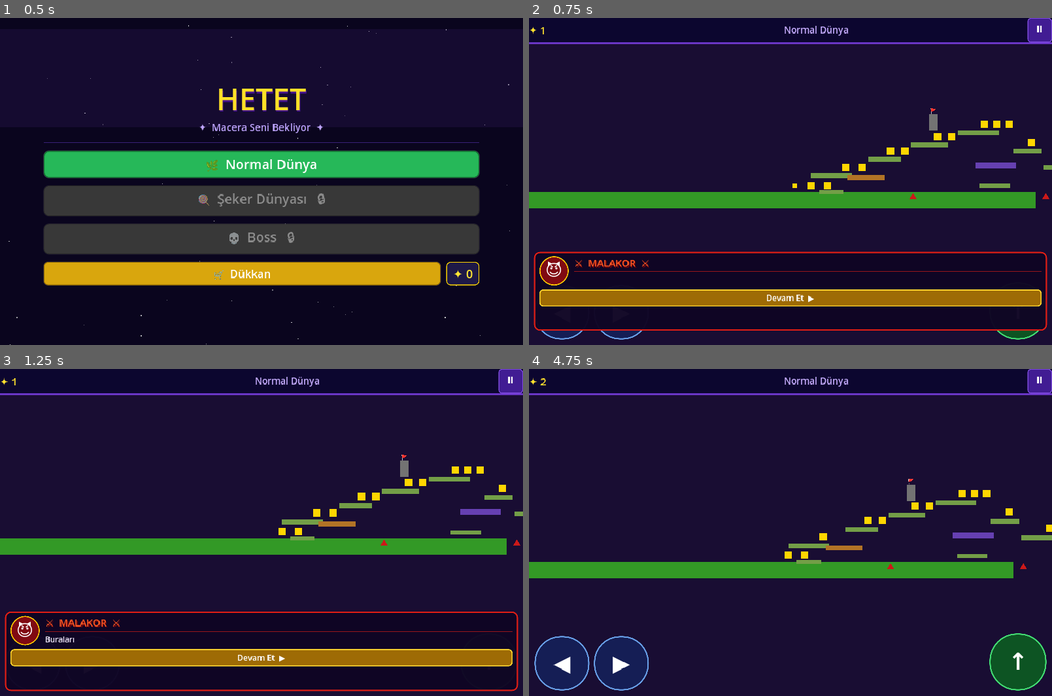
Above: before the commit, frames 1-4 (two rows, left to right).
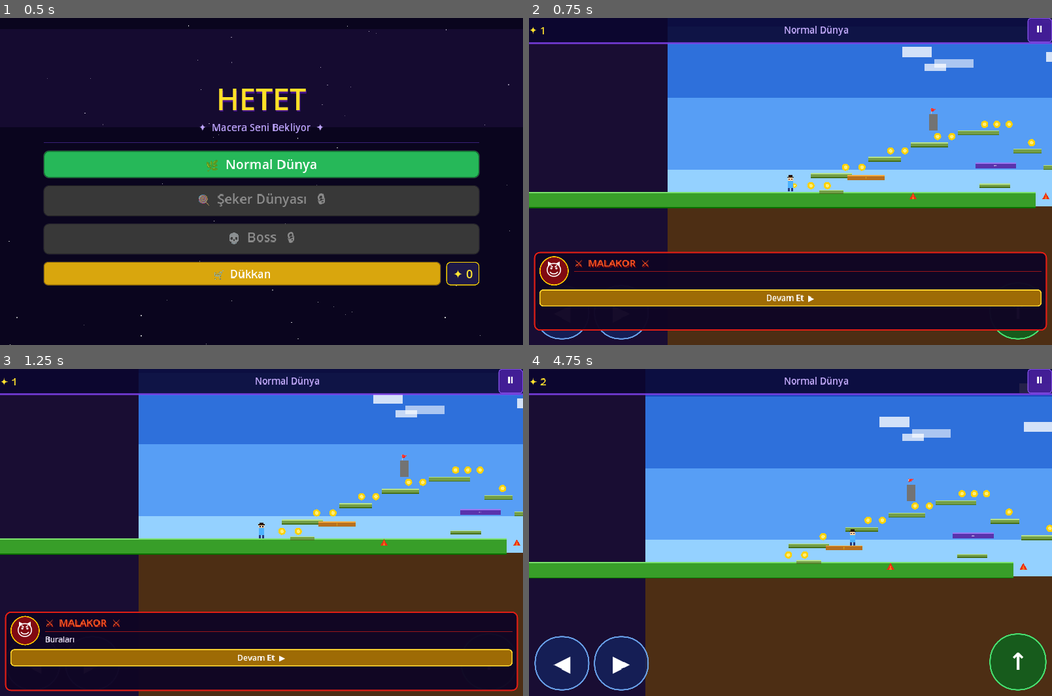
Above: after the commit, the same moments.

Repository: brktsc29-rgb/aytug_oyun
Game: Godot game, scene res://scenes/common/Main.tscn
The game is run twice, just before and just after one commit, with the same random seed, the same clock (stepped at 60 frames per second) and the same inputs.
Inputs:
- Up to frame 1 (0.5 s): no input
- Up to frame 2 (0.75 s): click "🌿 Normal Dünya" at 0.5 s
- Up to frame 3 (1.25 s): no input
- Up to frame 4 (4.75 s): click "Devam Et ▶" at 1.25 s; click "⏸" at 2 s; click "◀" at 2.75 s; hold D (move_right) from 3.53 s (still down); tap Space (jump) at 3.6, 3.77, 4.07, 4.35, 4.52 s

Frame 1 is identical in both runs. In frame 2, 47% of the frame differs, in the area x 0-100%, y 0-100%; in frame 3, 47%; in frame 4, 66%, in the area x 0-100%, y 4-100%.

Commit message:
Overhaul in-game visuals: character, worlds, objects, traps
Player:
- Replace invisible Sprite2D with programmatic Polygon2D character
- Blocky adventurer: hat, head, eyes, body (skin-coloured), legs
- Flip via scale.x, death/respawn tweens on _visual node

Worlds:
- Normal World: layered sky gradient (4 strips), earth fill, clouds
- Candy World: pink/lavender sky, sugary ground, candy cane poles, dot particles
- Boss World: deep purple/black sky, red glow on floor, star field
- All worlds: platform highlights (top shine + bottom shadow strips)

Objects:
- Coin: 12-point circle Polygon2D + inner shine polygon (was square ColorRect)

Traps:
- Spike: sharper triangle, orange highlight shine polygon
- MovingPlatform: purple highlight strip + ↔ arrow label
- FallingPlatform: orange highlight strip + ! warning label

https://claude.ai/code/session_01JVBUcP4xHBPEqTFzaXjSMn

Diff:
--- a/Hetet/scenes/objects/Coin.tscn
+++ b/Hetet/scenes/objects/Coin.tscn
@@ -12,12 +12,13 @@
 monitoring = true
 monitorable = false
 
-[node name="Visual" type="ColorRect" parent="."]
-offset_left = -18.0
-offset_top = -18.0
-offset_right = 18.0
-offset_bottom = 18.0
-color = Color(1, 0.84, 0, 1)
+[node name="Visual" type="Polygon2D" parent="."]
+polygon = PackedVector2Array(18, 0, 15.59, 9, 9, 15.59, 0, 18, -9, 15.59, -15.59, 9, -18, 0, -15.59, -9, -9, -15.59, 0, -18, 9, -15.59, 15.59, -9)
+color = Color(1, 0.82, 0, 1)
+
+[node name="Shine" type="Polygon2D" parent="."]
+polygon = PackedVector2Array(9, 0, 7.79, 4.5, 4.5, 7.79, 0, 9, -4.5, 7.79, -7.79, 4.5, -9, 0, -7.79, -4.5, -4.5, -7.79, 0, -9, 4.5, -7.79, 7.79, -4.5)
+color = Color(1, 0.96, 0.55, 0.85)
 
 [node name="CollisionShape2D" type="CollisionShape2D" parent="."]
 shape = SubResource("CircleShape2D_1")
--- a/Hetet/scenes/player/Player.tscn
+++ b/Hetet/scenes/player/Player.tscn
@@ -6,17 +6,12 @@
 radius = 22.0
 height = 56.0
 
-[sub_resource type="RectangleShape2D" id="RectangleShape2D_1"]
-size = Vector2(44.0, 8.0)
-
 [node name="Player" type="CharacterBody2D"]
 script = ExtResource("1")
 collision_layer = 2
 collision_mask = 1
 
-[node name="Sprite2D" type="Sprite2D" parent="."]
-modulate = Color(0.29, 0.68, 1, 1)
-scale = Vector2(2.2, 2.2)
+[node name="Visual" type="Node2D" parent="."]
 
 [node name="CollisionShape2D" type="CollisionShape2D" parent="."]
 shape = SubResource("CapsuleShape2D_1")
--- a/Hetet/scenes/traps/FallingPlatform.tscn
+++ b/Hetet/scenes/traps/FallingPlatform.tscn
@@ -19,7 +19,25 @@
 offset_top = -12.0
 offset_right = 90.0
 offset_bottom = 12.0
-color = Color(0.7, 0.45, 0.15, 1)
+color = Color(0.72, 0.44, 0.12, 1)
+
+[node name="Highlight" type="ColorRect" parent="."]
+offset_left = -90.0
+offset_top = -12.0
+offset_right = 90.0
+offset_bottom = -7.0
+color = Color(1.0, 0.72, 0.28, 0.85)
+
+[node name="Warning" type="Label" parent="."]
+offset_left = -18.0
+offset_top = -11.0
+offset_right = 18.0
+offset_bottom = 11.0
+text = "!"
+horizontal_alignment = 1
+vertical_alignment = 1
+theme_override_font_sizes/font_size = 16
+theme_override_colors/font_color = Color(1, 0.95, 0, 0.9)
 
 [node name="CollisionShape2D" type="CollisionShape2D" parent="."]
 shape = SubResource("RectangleShape2D_1")
--- a/Hetet/scenes/traps/MovingPlatform.tscn
+++ b/Hetet/scenes/traps/MovingPlatform.tscn
@@ -16,7 +16,25 @@
 offset_top = -14.0
 offset_right = 100.0
 offset_bottom = 14.0
-color = Color(0.4, 0.25, 0.7, 1)
+color = Color(0.35, 0.20, 0.68, 1)
+
+[node name="Highlight" type="ColorRect" parent="."]
+offset_left = -100.0
+offset_top = -14.0
+offset_right = 100.0
+offset_bottom = -9.0
+color = Color(0.65, 0.52, 1.0, 0.85)
+
+[node name="Arrow" type="Label" parent="."]
+offset_left = -18.0
+offset_top = -12.0
+offset_right = 18.0
+offset_bottom = 12.0
+text = "↔"
+horizontal_alignment = 1
+vertical_alignment = 1
+theme_override_font_sizes/font_size = 18
+theme_override_colors/font_color = Color(1, 1, 1, 0.7)
 
 [node name="CollisionShape2D" type="CollisionShape2D" parent="."]
 shape = SubResource("RectangleShape2D_1")
--- a/Hetet/scenes/traps/Spike.tscn
+++ b/Hetet/scenes/traps/Spike.tscn
@@ -13,8 +13,12 @@
 monitorable = false
 
 [node name="Visual" type="Polygon2D" parent="."]
-polygon = PackedVector2Array(-18, 15, 0, -15, 18, 15)
-color = Color(0.8, 0.1, 0.1, 1)
+polygon = PackedVector2Array(-18, 16, 0, -16, 18, 16)
+color = Color(0.92, 0.18, 0.08, 1)
+
+[node name="Shine" type="Polygon2D" parent="."]
+polygon = PackedVector2Array(-6, 16, 0, -8, 6, 16)
+color = Color(1.0, 0.55, 0.10, 0.75)
 
 [node name="CollisionShape2D" type="CollisionShape2D" parent="."]
 shape = SubResource("RectangleShape2D_1")
--- a/Hetet/scripts/player/player.gd
+++ b/Hetet/scripts/player/player.gd
@@ -11,34 +11,38 @@
 # ---------------------------------------------------------------------------
 # Exports
 # ---------------------------------------------------------------------------
-@export var speed: float = 350.0
-@export var jump_force: float = -720.0
-@export var gravity: float = 1800.0
-@export var max_jumps: int = 2
+@export var speed: float       = 350.0
+@export var jump_force: float  = -720.0
+@export var gravity: float     = 1800.0
+@export var max_jumps: int     = 2
 
 # ---------------------------------------------------------------------------
 # Onready nodes
 # ---------------------------------------------------------------------------
-@onready var sprite: Sprite2D = $Sprite2D
-@onready var coyote_timer: Timer = $CoyoteTimer
+@onready var coyote_timer: Timer      = $CoyoteTimer
 @onready var jump_buffer_timer: Timer = $JumpBufferTimer
 
-# AnimationPlayer is optional — some scene setups may omit it.
 var anim: AnimationPlayer = null
 
 # ---------------------------------------------------------------------------
+# Visual nodes (built in _build_visual)
+# ---------------------------------------------------------------------------
+var _visual: Node2D      = null
+var _body_poly: Polygon2D = null
+
+# ---------------------------------------------------------------------------
 # State
 # ---------------------------------------------------------------------------
-var jump_count: int = 0
-var is_coyote_active: bool = false
-var is_jump_buffered: bool = false
+var jump_count: int         = 0
+var is_coyote_active: bool  = false
+var is_jump_buffered: bool  = false
 var checkpoint_position: Vector2 = Vector2.ZERO
-var is_dead: bool = false
-var _was_on_floor: bool = false
-
-const _GRAVITY_CAP: float = 1200.0
-const _DEATH_PLANE_Y: float = 2500.0
-const _COYOTE_DURATION: float = 0.12
+var is_dead: bool           = false
+var _was_on_floor: bool     = false
+
+const _GRAVITY_CAP: float        = 1200.0
+const _DEATH_PLANE_Y: float      = 2500.0
+const _COYOTE_DURATION: float    = 0.12
 const _JUMP_BUFFER_DURATION: float = 0.15
 
 # ---------------------------------------------------------------------------
@@ -47,21 +51,97 @@
 func _ready() -> void:
 	GameManager.active_player = self
 
-	# Restore saved checkpoint
+	_visual = $Visual
+	_build_visual()
+
 	var saved_cp: Vector2 = SaveSystem.get_checkpoint()
 	if saved_cp != Vector2.ZERO:
 		checkpoint_position = saved_cp
 
-	# Apply stored skin
 	apply_skin(SaveSystem.get_equipped_skin())
 
-	# Optional AnimationPlayer
 	if has_node("AnimationPlayer"):
 		anim = $AnimationPlayer
 
-	# Timer connections
 	coyote_timer.timeout.connect(_on_coyote_timer_timeout)
 	jump_buffer_timer.timeout.connect(_on_jump_buffer_timer_timeout)
+
+# ---------------------------------------------------------------------------
+# Visual construction — builds a blocky adventurer from Polygon2D parts
+# Coordinate reference: y=0 is player origin, feet at y=+28, head near y=-28
+# ---------------------------------------------------------------------------
+func _build_visual() -> void:
+	# Hat top
+	var hat := Polygon2D.new()
+	hat.polygon = PackedVector2Array([
+		Vector2(-9, -50), Vector2(9, -50),
+		Vector2(11, -38), Vector2(-11, -38)
+	])
+	hat.color = Color(0.14, 0.07, 0.03)
+	_visual.add_child(hat)
+
+	# Hat brim
+	var brim := Polygon2D.new()
+	brim.polygon = PackedVector2Array([
+		Vector2(-16, -41), Vector2(16, -41),
+		Vector2(16, -37), Vector2(-16, -37)
+	])
+	brim.color = Color(0.20, 0.11, 0.04)
+	_visual.add_child(brim)
+
+	# Head
+	var head := Polygon2D.new()
+	head.polygon = PackedVector2Array([
+		Vector2(-11, -37), Vector2(11, -37),
+		Vector2(13, -22), Vector2(-13, -22)
+	])
+	head.color = Color(0.97, 0.82, 0.62)
+	_visual.add_child(head)
+
+	# Left eye
+	var eye_l := Polygon2D.new()
+	eye_l.polygon = PackedVector2Array([
+		Vector2(-9, -33), Vector2(-3, -33),
+		Vector2(-3, -27), Vector2(-9, -27)
+	])
+	eye_l.color = Color(0.10, 0.06, 0.22)
+	_visual.add_child(eye_l)
+
+	# Right eye
+	var eye_r := Polygon2D.new()
+	eye_r.polygon = PackedVector2Array([
+		Vector2(3, -33), Vector2(9, -33),
+		Vector2(9, -27), Vector2(3, -27)
+	])
+	eye_r.color = Color(0.10, 0.06, 0.22)
+	_visual.add_child(eye_r)
+
+	# Body (coloured by skin)
+	_body_poly = Polygon2D.new()
+	_body_poly.polygon = PackedVector2Array([
+		Vector2(-13, -22), Vector2(13, -22),
+		Vector2(14, 13),   Vector2(-14, 13)
+	])
+	_body_poly.color = Color(0.2, 0.5, 1.0)
+	_visual.add_child(_body_poly)
+
+	# Left leg
+	var leg_l := Polygon2D.new()
+	leg_l.polygon = PackedVector2Array([
+		Vector2(-13, 13), Vector2(-3, 13),
+		Vector2(-3, 28),  Vector2(-13, 28)
+	])
+	leg_l.color = Color(0.15, 0.22, 0.48)
+	_visual.add_child(leg_l)
+
+	# Right leg
+	var leg_r := Polygon2D.new()
+	leg_r.polygon = PackedVector2Array([
+		Vector2(3, 13),  Vector2(13, 13),
+		Vector2(13, 28), Vector2(3, 28)
+	])
+	leg_r.color = Color(0.15, 0.22, 0.48)
+	_visual.add_child(leg_r)
 
 # ---------------------------------------------------------------------------
 # Physics
@@ -70,11 +150,9 @@
 	if is_dead:
 		return
 
-	# --- Gravity (capped to prevent tunnelling) ---
 	if not is_on_floor():
 		velocity.y = minf(velocity.y + gravity * delta, _GRAVITY_CAP)
 
-	# --- Floor state management ---
 	var on_floor_now: bool = is_on_floor()
 
 	if on_floor_now:
@@ -82,30 +160,25 @@
 		is_coyote_active = false
 		coyote_timer.stop()
 
-		# Consume buffered jump immediately on landing
 		if is_jump_buffered:
 			is_jump_buffered = false
 			jump_buffer_timer.stop()
 			_perform_jump()
 	else:
-		# Just left the ground → open coyote window
 		if _was_on_floor and not is_coyote_active:
 			is_coyote_active = true
 			coyote_timer.start(_COYOTE_DURATION)
 
 	_was_on_floor = on_floor_now
 
-	# --- Horizontal movement ---
 	var dir: float = Input.get_axis("move_left", "move_right")
 	velocity.x = dir * speed
 
-	if is_instance_valid(sprite) and dir != 0.0:
-		sprite.flip_h = dir < 0.0
-
-	# --- Animations ---
+	if is_instance_valid(_visual) and dir != 0.0:
+		_visual.scale.x = -1.0 if dir < 0.0 else 1.0
+
 	_update_animation(on_floor_now, dir)
 
-	# --- Jump input ---
 	if Input.is_action_just_pressed("jump"):
 		var can_jump: bool = on_floor_now or is_coyote_active or jump_count < max_jumps
 		if can_jump:
@@ -116,7 +189,6 @@
 
 	move_and_slide()
 
-	# --- Death plane ---
 	if global_position.y > _DEATH_PLANE_Y:
 		die()
 
@@ -153,15 +225,11 @@
 	is_jump_buffered = false
 	jump_buffer_timer.stop()
 
-	# SFX — audio nodes not wired yet
-	# AudioManager.play_sfx("jump")
-
-	# Double-jump visual: quick squash-and-stretch on the sprite
-	if was_double and is_instance_valid(sprite):
+	if was_double and is_instance_valid(_visual):
 		var tween: Tween = create_tween()
 		tween.set_trans(Tween.TRANS_BACK).set_ease(Tween.EASE_OUT)
-		tween.tween_property(sprite, "scale", Vector2(1.4, 0.6), 0.07)
-		tween.tween_property(sprite, "scale", Vector2(1.0, 1.0), 0.18)
+		tween.tween_property(_visual, "scale", Vector2(1.4, 0.6), 0.07)
+		tween.tween_property(_visual, "scale", Vector2(1.0, 1.0), 0.18)
 
 # ---------------------------------------------------------------------------
 # Timer callbacks
@@ -178,7 +246,6 @@
 func collect_coin(amount: int = 1) -> void:
 	GameManager.add_coins(amount)
 	coin_collected.emit(GameManager.get_coins())
-	# AudioManager.play_sfx("coin")
 
 # ---------------------------------------------------------------------------
 # Checkpoint
@@ -200,11 +267,11 @@
 	SaveSystem.record_death()
 	player_died.emit()
 
-	if is_instance_valid(sprite):
+	if is_instance_valid(_visual):
 		var tween: Tween = create_tween()
 		tween.set_parallel(true)
-		tween.tween_property(sprite, "modulate", Color(1.0, 0.0, 0.0, 0.0), 0.5)
-		tween.tween_property(sprite, "scale", Vector2(1.5, 1.5), 0.5)
+		tween.tween_property(_visual, "modulate", Color(1.0, 0.0, 0.0, 0.0), 0.5)
+		tween.tween_property(_visual, "scale", Vector2(1.5, 1.5), 0.5)
 		tween.set_parallel(false)
 		tween.tween_callback(_respawn)
 	else:
@@ -220,19 +287,19 @@
 	is_jump_buffered = false
 	is_dead = false
 
-	if is_instance_valid(sprite):
-		sprite.scale = Vector2.ONE
+	if is_instance_valid(_visual):
+		_visual.scale = Vector2.ONE
 		apply_skin(SaveSystem.get_equipped_skin())
-		sprite.modulate.a = 0.0
+		_visual.modulate.a = 0.0
 		var tween: Tween = create_tween()
-		tween.tween_property(sprite, "modulate:a", 1.0, 0.3)
+		tween.tween_property(_visual, "modulate:a", 1.0, 0.3)
 
 # ---------------------------------------------------------------------------
 # Skin
 # ---------------------------------------------------------------------------
 func apply_skin(skin_id: String) -> void:
-	if is_instance_valid(sprite):
-		sprite.modulate = ShopSystem.get_skin_color(skin_id)
+	if is_instance_valid(_body_poly):
+		_body_poly.color = ShopSystem.get_skin_color(skin_id)
 
 # ---------------------------------------------------------------------------
 # Damage
--- a/Hetet/scripts/systems/coin.gd
+++ b/Hetet/scripts/systems/coin.gd
@@ -11,7 +11,7 @@
 
 var _collected := false
 
-@onready var visual: ColorRect = $Visual
+@onready var visual: Node2D = $Visual
 
 
 func _ready() -> void:
--- a/Hetet/scripts/world/boss_world.gd
+++ b/Hetet/scripts/world/boss_world.gd
@@ -31,6 +31,7 @@
 
 func _ready() -> void:
 	VillainDialog.show_dialog("boss_phase_1")
+	_create_background()
 	_generate_arena()
 	_spawn_player()
 	_spawn_boss()
@@ -39,6 +40,42 @@
 # ---------------------------------------------------------------------------
 # Arena construction
 # ---------------------------------------------------------------------------
+
+func _create_background() -> void:
+	# Dark dramatic sky
+	var bands: Array = [
+		[Color(0.04, 0.01, 0.10), -600],
+		[Color(0.08, 0.02, 0.18), -300],
+		[Color(0.12, 0.04, 0.25),    0],
+		[Color(0.16, 0.06, 0.30),  300],
+	]
+	for b in bands:
+		var strip := ColorRect.new()
+		strip.size = Vector2(2200, 350)
+		strip.position = Vector2(-200, b[1])
+		strip.color = b[0]
+		strip.z_index = -20
+		add_child(strip)
+
+	# Red cracks/glow on floor
+	var glow := ColorRect.new()
+	glow.size = Vector2(2200, 80)
+	glow.position = Vector2(-200, FLOOR_Y - 10)
+	glow.color = Color(0.6, 0.04, 0.04, 0.35)
+	glow.z_index = -18
+	add_child(glow)
+
+	# Stars in background
+	var rng := RandomNumberGenerator.new()
+	rng.seed = 999
+	for _i in 50:
+		var star := ColorRect.new()
+		var sz: float = rng.randf_range(1.5, 4.0)
+		star.size = Vector2(sz, sz)
+		star.position = Vector2(rng.randf_range(-100, 1800), rng.randf_range(-500, 600))
+		star.color = Color(1, 0.85, 0.5, rng.randf_range(0.3, 0.8))
+		star.z_index = -18
+		add_child(star)
 
 ## Builds the arena floor, ceiling, side walls, and dodge platforms.
 func _generate_arena() -> void:
@@ -90,6 +127,12 @@
 	visual.size = size
 	visual.color = colour
 	body.add_child(visual)
+
+	# Red/purple top highlight
+	var hi := ColorRect.new()
+	hi.size = Vector2(size.x, 5)
+	hi.color = Color(minf(colour.r + 0.25, 1.0), minf(colour.g + 0.12, 1.0), minf(colour.b + 0.30, 1.0), 0.9)
+	body.add_child(hi)
 
 
 # ---------------------------------------------------------------------------
--- a/Hetet/scripts/world/candy_world.gd
+++ b/Hetet/scripts/world/candy_world.gd
@@ -35,6 +35,8 @@
 # Level generation — tighter, harder, candy-themed
 # ---------------------------------------------------------------------------
 func _generate_level() -> void:
+	_create_background()
+
 	# ── Ground strip (thinner, trickier) ─────────────────────────────────────
 	_create_platform(Vector2(-200.0, 540.0), Vector2(600.0, 60.0), _COLOR_GROUND)
 	# Mid-level floor islands
@@ -159,6 +161,59 @@
 	_create_world_exit(Vector2(3750.0, 440.0))
 
 # ---------------------------------------------------------------------------
+# Background
+# ---------------------------------------------------------------------------
+func _create_background() -> void:
+	# Candy sky — pink-to-light-lavender gradient
+	var bands: Array = [
+		[Color(0.78, 0.36, 0.85), -700],
+		[Color(0.88, 0.54, 0.92), -350],
+		[Color(0.95, 0.70, 0.96),    0],
+		[Color(1.00, 0.86, 0.98),  350],
+	]
+	for b in bands:
+		var strip := ColorRect.new()
+		strip.size = Vector2(5200, 400)
+		strip.position = Vector2(-500, b[1])
+		strip.color = b[0]
+		strip.z_index = -20
+		add_child(strip)
+
+	# Sugary ground fill
+	var earth := ColorRect.new()
+	earth.size = Vector2(5200, 600)
+	earth.position = Vector2(-500, 520)
+	earth.color = Color(0.68, 0.24, 0.42)
+	earth.z_index = -20
+	add_child(earth)
+
+	# Candy cane poles in background
+	var rng := RandomNumberGenerator.new()
+	rng.seed = 321
+	for _i in 10:
+		var pole := ColorRect.new()
+		pole.size = Vector2(14, 160)
+		pole.position = Vector2(rng.randf_range(-100, 3800), rng.randf_range(340, 440))
+		pole.color = Color(1.0, 0.22, 0.22, 0.72)
+		pole.z_index = -15
+		add_child(pole)
+
+	# Floating candy dots (small circles)
+	for _i in 18:
+		var dot := ColorRect.new()
+		var ds: float = rng.randf_range(8, 18)
+		dot.size = Vector2(ds, ds)
+		dot.position = Vector2(rng.randf_range(-100, 3900), rng.randf_range(-550, 300))
+		dot.color = Color(
+			rng.randf_range(0.8, 1.0),
+			rng.randf_range(0.3, 0.8),
+			rng.randf_range(0.4, 0.9),
+			rng.randf_range(0.4, 0.7)
+		)
+		dot.z_index = -15
+		add_child(dot)
+
+# ---------------------------------------------------------------------------
 # Platform factory
 # ---------------------------------------------------------------------------
 func _create_platform(pos: Vector2, size: Vector2, color: Color) -> StaticBody2D:
@@ -172,11 +227,26 @@
 	shape.shape = rect
 	body.add_child(shape)
 
+	# Main body
 	var visual: ColorRect = ColorRect.new()
 	visual.color = color
 	visual.size = size
 	visual.position = -size * 0.5
 	body.add_child(visual)
+
+	# Candy shine on top
+	var hi := ColorRect.new()
+	hi.color = Color(minf(color.r + 0.30, 1.0), minf(color.g + 0.30, 1.0), minf(color.b + 0.30, 1.0), 0.90)
+	hi.size = Vector2(size.x, 5)
+	hi.position = Vector2(-size.x * 0.5, -size.y * 0.5)
+	body.add_child(hi)
+
+	# Bottom shadow
+	var sh := ColorRect.new()
+	sh.color = Color(maxf(color.r - 0.20, 0.0), maxf(color.g - 0.20, 0.0), maxf(color.b - 0.20, 0.0))
+	sh.size = Vector2(size.x, 5)
+	sh.position = Vector2(-size.x * 0.5, size.y * 0.5 - 5)
+	body.add_child(sh)
 
 	return body
 
--- a/Hetet/scripts/world/normal_world.gd
+++ b/Hetet/scripts/world/normal_world.gd
@@ -31,8 +31,10 @@
 # Level generation
 # ---------------------------------------------------------------------------
 func _generate_level() -> void:
+	_create_background()
+
 	# ── Ground ────────────────────────────────────────────────────────────────
-	_create_platform(Vector2(-200.0, 500.0), Vector2(3000.0, 80.0), Color(0.2, 0.6, 0.15))
+	_create_platform(Vector2(-200.0, 500.0), Vector2(3000.0, 80.0), Color(0.22, 0.62, 0.16))
 
 	# ── Platforms ─────────────────────────────────────────────────────────────
 	# Layout: gradually ascending path with deliberate gaps.
@@ -101,6 +103,44 @@
 	_create_world_exit(Vector2(2900.0, 400.0))
 
 # ---------------------------------------------------------------------------
+# Background
+# ---------------------------------------------------------------------------
+func _create_background() -> void:
+	# Sky gradient strips (4 horizontal bands)
+	var bands: Array = [
+		[Color(0.10, 0.28, 0.72), -700],
+		[Color(0.18, 0.44, 0.86), -350],
+		[Color(0.34, 0.62, 0.96),    0],
+		[Color(0.58, 0.82, 1.00),  350],
+	]
+	for b in bands:
+		var strip := ColorRect.new()
+		strip.size = Vector2(4500, 400)
+		strip.position = Vector2(-500, b[1])
+		strip.color = b[0]
+		strip.z_index = -20
+		add_child(strip)
+
+	# Earth fill below ground
+	var earth := ColorRect.new()
+	earth.size = Vector2(4500, 800)
+	earth.position = Vector2(-500, 530)
+	earth.color = Color(0.30, 0.18, 0.08)
+	earth.z_index = -20
+	add_child(earth)
+
+	# Clouds
+	var rng := RandomNumberGenerator.new()
+	rng.seed = 77
+	for _i in 12:
+		var cloud := ColorRect.new()
+		cloud.size = Vector2(rng.randf_range(90, 200), rng.randf_range(32, 56))
+		cloud.position = Vector2(rng.randf_range(-100, 2900), rng.randf_range(-620, -60))
+		cloud.color = Color(1.0, 1.0, 1.0, rng.randf_range(0.52, 0.80))
+		cloud.z_index = -16
+		add_child(cloud)
+
+# ---------------------------------------------------------------------------
 # Platform factory
 # ---------------------------------------------------------------------------
 func _create_platform(pos: Vector2, size: Vector2, color: Color) -> StaticBody2D:
@@ -112,14 +152,28 @@
 	var rect: RectangleShape2D = RectangleShape2D.new()
 	rect.size = size
 	shape.shape = rect
-	# CollisionShape2D origin is centred; offset visual to match
 	body.add_child(shape)
 
+	# Main body
 	var visual: ColorRect = ColorRect.new()
 	visual.color = color
 	visual.size = size
-	visual.position = -size * 0.5  # centre on the body origin
+	visual.position = -size * 0.5
 	body.add_child(visual)
+
+	# Top highlight (grass/shine effect)
+	var hi := ColorRect.new()
+	hi.color = Color(minf(color.r + 0.28, 1.0), minf(color.g + 0.28, 1.0), minf(color.b + 0.28, 1.0), 0.95)
+	hi.size = Vector2(size.x, 5)
+	hi.position = Vector2(-size.x * 0.5, -size.y * 0.5)
+	body.add_child(hi)
+
+	# Bottom shadow
+	var sh := ColorRect.new()
+	sh.color = Color(maxf(color.r - 0.18, 0.0), maxf(color.g - 0.18, 0.0), maxf(color.b - 0.18, 0.0))
+	sh.size = Vector2(size.x, 5)
+	sh.position = Vector2(-size.x * 0.5, size.y * 0.5 - 5)
+	body.add_child(sh)
 
 	return body
 
Not shown: 1 places in Hetet/scenes/player/Player.tscn that only renumber resources
